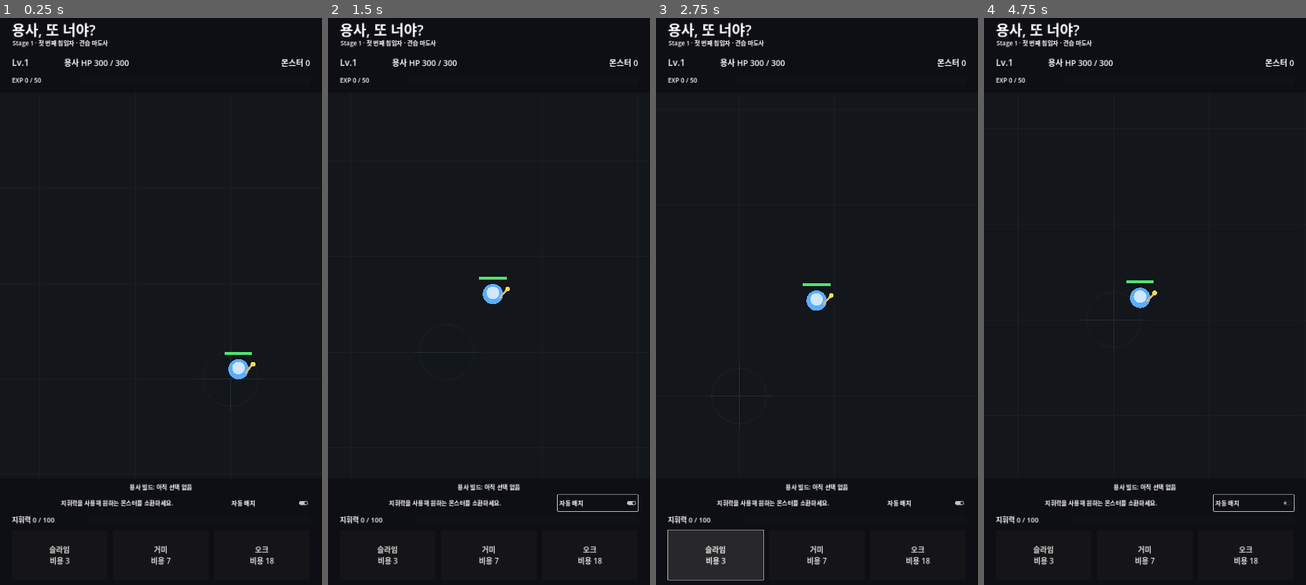
Above: before the commit, frames 1-4 (left to right).
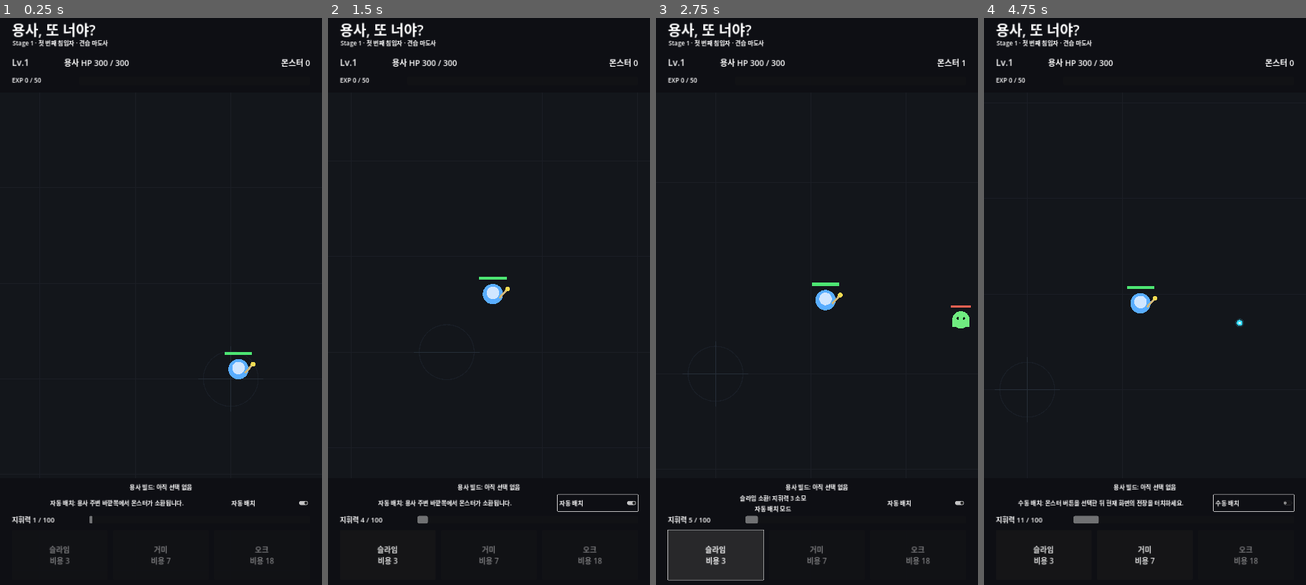
Above: after the commit, the same moments.

Repository: MinSung0732/Again-Hero-
Game: Godot game, scene res://src/main/Main.tscn
The game is run twice, just before and just after one commit, with the same random seed, the same clock (stepped at 60 frames per second) and the same inputs.
Inputs (mouse positions are in pixels of both pictures, inside the frame that each line leads up to):
- Up to frame 1 (0.25 s): no input
- Up to frame 2 (1.5 s): click "자동 배치" at 0.5 s; click "자동 배치" (after the commit: "수동 배치") at 1.25 s
- Up to frame 3 (2.75 s): click "슬라임 비용 3" at 2 s
- Up to frame 4 (4.75 s): click (1145, 556) at 2.75 s, where only the run before the commit has a clickable "거미 비용 7"; click (1244, 556) at 3.5 s, where only the run before the commit has a clickable "오크 비용 18"; click "자동 배치" at 4.25 s

The runs differ from the first frame. In frame 1, 0.6% of the frame differs, in the area x 10-86%, y 84-97%; in frame 2, 0.5%; in frame 3, 1.3%, in the area x 8-98%, y 7-97%; in frame 4, 1.1%.
Error before the commit: Invalid access to property or key 'toggled' on a base object of type 'null instance'. (res://src/main/main.gd:40)

Commit message:
feat: map touch placement through camera and add next-stage action

Diff:
--- a/src/main/main.gd
+++ b/src/main/main.gd
@@ -1,26 +1,32 @@
 extends Control
 
+const BATTLE_VIEW_TOP := 270.0
+const BATTLE_VIEW_BOTTOM := 1560.0
+const LOGICAL_WIDTH := 1080.0
+
 @onready var battle = $Battle
-@onready var subtitle_label: Label = $TopBar/Subtitle
-@onready var hero_level_label: Label = $TopBar/HeroLevel
-@onready var hero_hp_label: Label = $TopBar/HeroHP
-@onready var monsters_label: Label = $TopBar/Monsters
-@onready var exp_label: Label = $TopBar/ExpLabel
-@onready var exp_bar: ProgressBar = $TopBar/ExpBar
-
-@onready var build_label: Label = $BottomBar/BuildLabel
-@onready var status_label: Label = $BottomBar/Status
-@onready var placement_toggle: CheckButton = $BottomBar/PlacementModeToggle
-@onready var command_label: Label = $BottomBar/CommandLabel
-@onready var command_bar: ProgressBar = $BottomBar/CommandBar
-@onready var slime_button: Button = $BottomBar/SummonButtons/SlimeButton
-@onready var spider_button: Button = $BottomBar/SummonButtons/SpiderButton
-@onready var orc_button: Button = $BottomBar/SummonButtons/OrcButton
-
-@onready var result_panel: PanelContainer = $ResultPanel
-@onready var result_title: Label = $ResultPanel/Margin/VBox/ResultTitle
-@onready var result_message: Label = $ResultPanel/Margin/VBox/ResultMessage
-@onready var restart_button: Button = $ResultPanel/Margin/VBox/RestartButton
+
+@onready var subtitle_label: Label = $HUD/TopBar/Subtitle
+@onready var hero_level_label: Label = $HUD/TopBar/HeroLevel
+@onready var hero_hp_label: Label = $HUD/TopBar/HeroHP
+@onready var monsters_label: Label = $HUD/TopBar/Monsters
+@onready var exp_label: Label = $HUD/TopBar/ExpLabel
+@onready var exp_bar: ProgressBar = $HUD/TopBar/ExpBar
+
+@onready var build_label: Label = $HUD/BottomBar/BuildLabel
+@onready var status_label: Label = $HUD/BottomBar/Status
+@onready var placement_toggle: CheckButton = $HUD/BottomBar/PlacementModeToggle
+@onready var command_label: Label = $HUD/BottomBar/CommandLabel
+@onready var command_bar: ProgressBar = $HUD/BottomBar/CommandBar
+@onready var slime_button: Button = $HUD/BottomBar/SummonButtons/SlimeButton
+@onready var spider_button: Button = $HUD/BottomBar/SummonButtons/SpiderButton
+@onready var orc_button: Button = $HUD/BottomBar/SummonButtons/OrcButton
+
+@onready var result_panel: PanelContainer = $HUD/ResultPanel
+@onready var result_title: Label = $HUD/ResultPanel/Margin/VBox/ResultTitle
+@onready var result_message: Label = $HUD/ResultPanel/Margin/VBox/ResultMessage
+@onready var next_stage_button: Button = $HUD/ResultPanel/Margin/VBox/NextStageButton
+@onready var restart_button: Button = $HUD/ResultPanel/Margin/VBox/RestartButton
 
 var auto_placement: bool = true
 var selected_monster_type: String = ""
@@ -41,14 +47,11 @@
 	slime_button.pressed.connect(_on_summon_pressed.bind("slime"))
 	spider_button.pressed.connect(_on_summon_pressed.bind("spider"))
 	orc_button.pressed.connect(_on_summon_pressed.bind("orc"))
+	next_stage_button.pressed.connect(_on_next_stage_pressed)
 	restart_button.pressed.connect(_on_restart_pressed)
 
 	var snapshot: Dictionary = battle.get_snapshot()
-	subtitle_label.text = "Stage %d · %s · %s" % [
-		int(snapshot.get("stage_number", 1)),
-		String(snapshot.get("stage_name", "첫 번째 침입자")),
-		String(snapshot.get("hero_name", "견습 마도사")),
-	]
+	_apply_stage_snapshot(snapshot)
 
 	_on_stats_changed(
 		int(snapshot.get("hero_hp", 0)),
@@ -69,8 +72,15 @@
 	placement_toggle.button_pressed = true
 	_on_placement_mode_toggled(true)
 
-	print("Again, Hero? portrait prototype loaded.")
-	print("Auto/manual demon placement enabled.")
+	print("Again, Hero? stage/camera prototype loaded.")
+	print("Finite world camera + persistent stage progression enabled.")
+
+func _apply_stage_snapshot(snapshot: Dictionary) -> void:
+	subtitle_label.text = "Stage %d · %s · %s" % [
+		int(snapshot.get("stage_number", 1)),
+		String(snapshot.get("stage_name", "첫 번째 침입자")),
+		String(snapshot.get("hero_name", "견습 마도사")),
+	]
 
 func _input(event: InputEvent) -> void:
 	if result_panel.visible or auto_placement or selected_monster_type.is_empty():
@@ -91,7 +101,18 @@
 	if not is_pressed:
 		return
 
-	var battle_position: Vector2 = battle.to_local(pointer_position)
+	if (
+		pointer_position.x < 0.0
+		or pointer_position.x > LOGICAL_WIDTH
+		or pointer_position.y < BATTLE_VIEW_TOP
+		or pointer_position.y > BATTLE_VIEW_BOTTOM
+	):
+		return
+
+	var canvas_inverse := get_viewport().get_canvas_transform().affine_inverse()
+	var world_position: Vector2 = canvas_inverse * pointer_position
+	var battle_position: Vector2 = battle.to_local(world_position)
+
 	if not battle.is_spawn_position_valid(battle_position):
 		return
 
@@ -122,13 +143,13 @@
 
 	if auto_placement:
 		placement_toggle.text = "자동 배치"
-		status_label.text = "자동 배치: 몬스터 버튼을 누르면 가장자리에서 즉시 소환됩니다."
+		status_label.text = "자동 배치: 용사 주변 바깥쪽에서 몬스터가 소환됩니다."
 	else:
 		placement_toggle.text = "수동 배치"
 		if selected_monster_type.is_empty():
-			status_label.text = "수동 배치: 몬스터 버튼을 선택한 뒤 전장을 터치하세요."
+			status_label.text = "수동 배치: 몬스터 버튼을 선택한 뒤 현재 화면의 전장을 터치하세요."
 		else:
-			status_label.text = "수동 배치: %s 선택됨 · 전장을 터치하세요." % _get_monster_name(selected_monster_type)
+			status_label.text = "수동 배치: %s 선택됨 · 현재 화면을 터치하세요." % _get_monster_name(selected_monster_type)
 
 func _on_summon_pressed(monster_type: String) -> void:
 	if auto_placement:
@@ -136,7 +157,7 @@
 		return
 
 	selected_monster_type = monster_type
-	status_label.text = "수동 배치: %s 선택됨 · 원하는 위치를 계속 터치해 배치하세요." % _get_monster_name(monster_type)
+	status_label.text = "수동 배치: %s 선택됨 · 현재 보이는 전장을 터치해 연속 배치하세요." % _get_monster_name(monster_type)
 
 func _on_summon_result(_monster_type: String, success: bool, message: String) -> void:
 	if not success:
@@ -185,12 +206,18 @@
 	if player_won:
 		result_title.text = "STAGE CLEAR"
 		status_label.text = "용사를 쓰러뜨렸습니다. 스테이지 클리어!"
+		next_stage_button.visible = battle.can_go_to_next_stage()
 	else:
 		result_title.text = "EXPERIMENT FAILED"
 		status_label.text = "이번 실험이 종료되었습니다."
+		next_stage_button.visible = false
 
 	result_message.text = message
 	result_panel.show()
 
+func _on_next_stage_pressed() -> void:
+	if battle.go_to_next_stage():
+		get_tree().reload_current_scene()
+
 func _on_restart_pressed() -> void:
 	get_tree().reload_current_scene()
